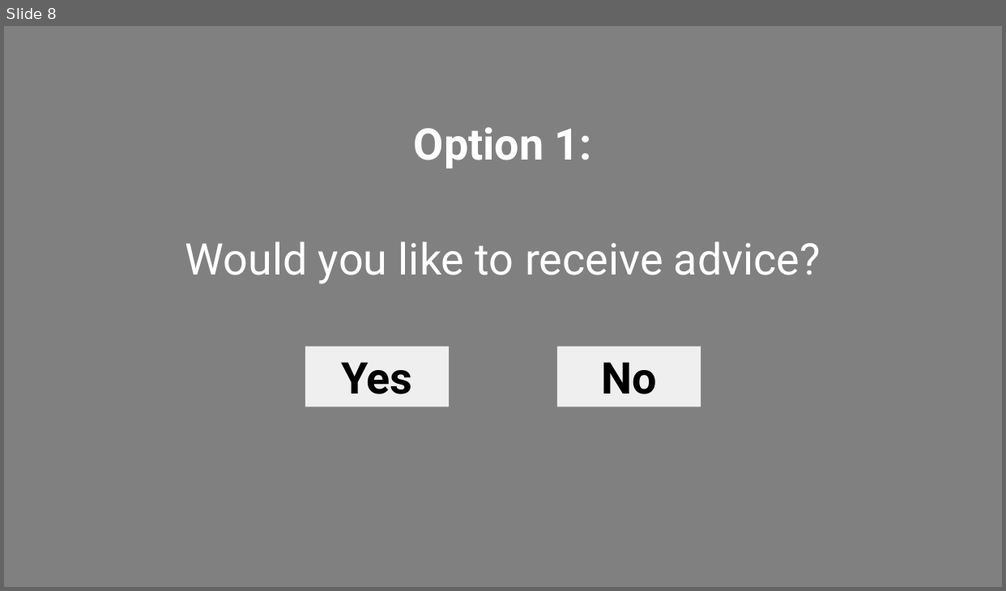
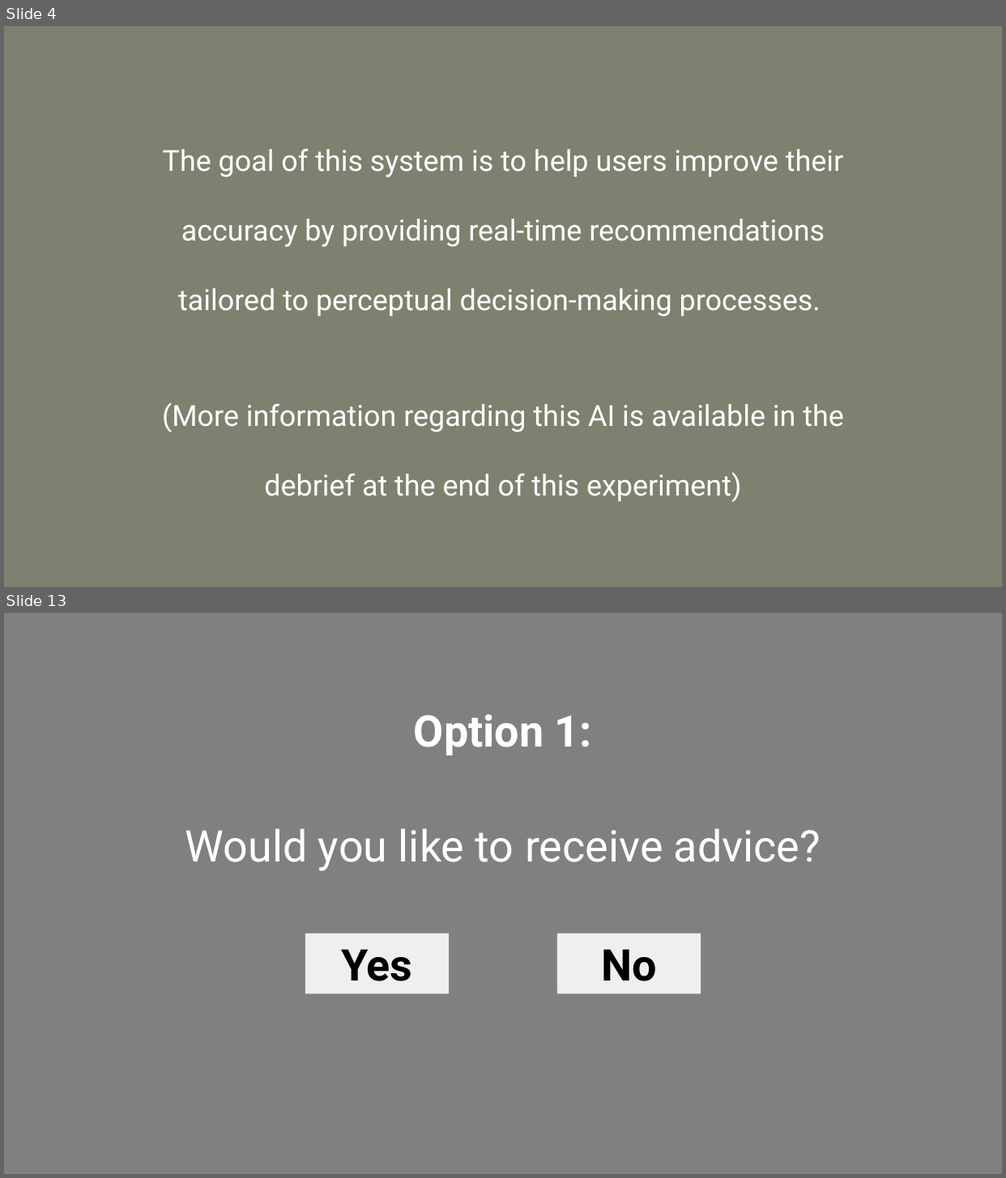
Before and after one commit to Davidson-MJ/js_ArtificialDotsAdvice, a slide deck: instruction-images/expInstructions.pptx. Shown one above the other, each under a label of ours: slide 8 before the commit, slides 4 and 13 after it; the slides between them are not shown. The pictures are 1006x591 and 1006x1178 pixels, drawn with LibreOffice and Linux fonts; fonts in the diff are those of the drawing. Boxes give left, top, right and bottom in pixels: in the first picture for what was removed or moved away, otherwise in the second. Text is boxed around its words. In the diff, an @@ line names an element or a change of style, - is before the commit and + after.

```diff
--- a/instruction-images/expInstructions.pptx
+++ b/instruction-images/expInstructions.pptx
@@ slide 4 added at (4, 26, 1002, 587), background #808070 @@
@@ text added at (162, 148, 844, 502), 28 pt, text #FFFFFF @@
+The goal of this system is to help users improve their accuracy by providing real-time recommendations tailored to perceptual decision-making processes.
+(More information regarding this AI is available in the debrief at the end of this experiment)
@@ what was slide 8 is now slide 13 @@
```
Also in this commit, not shown: 7 slides changed, 4 other slides added, 31 other files.
